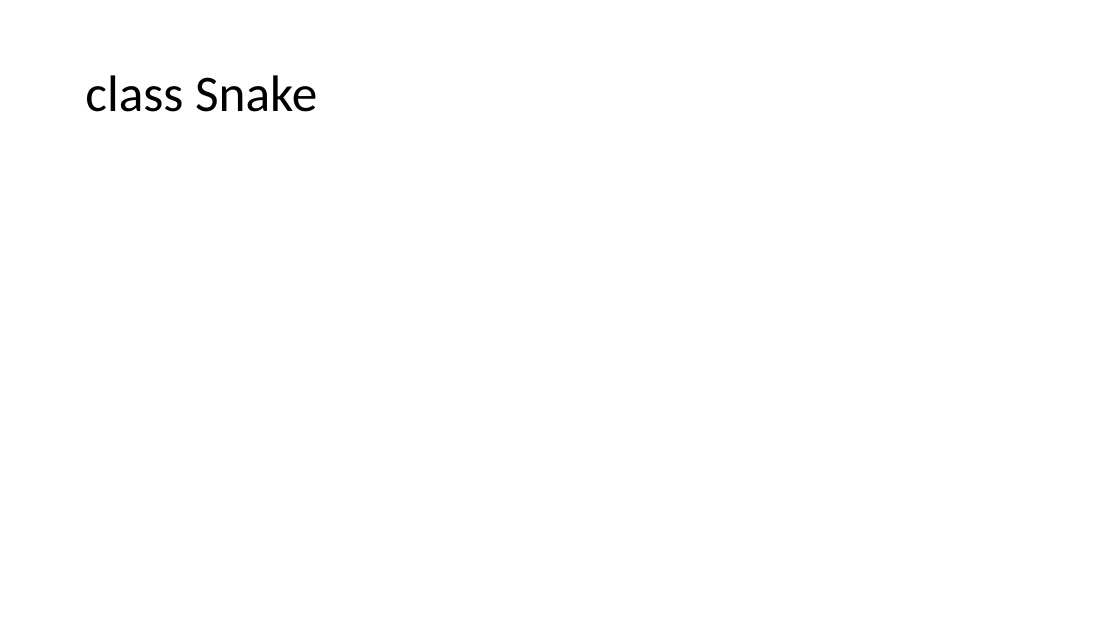
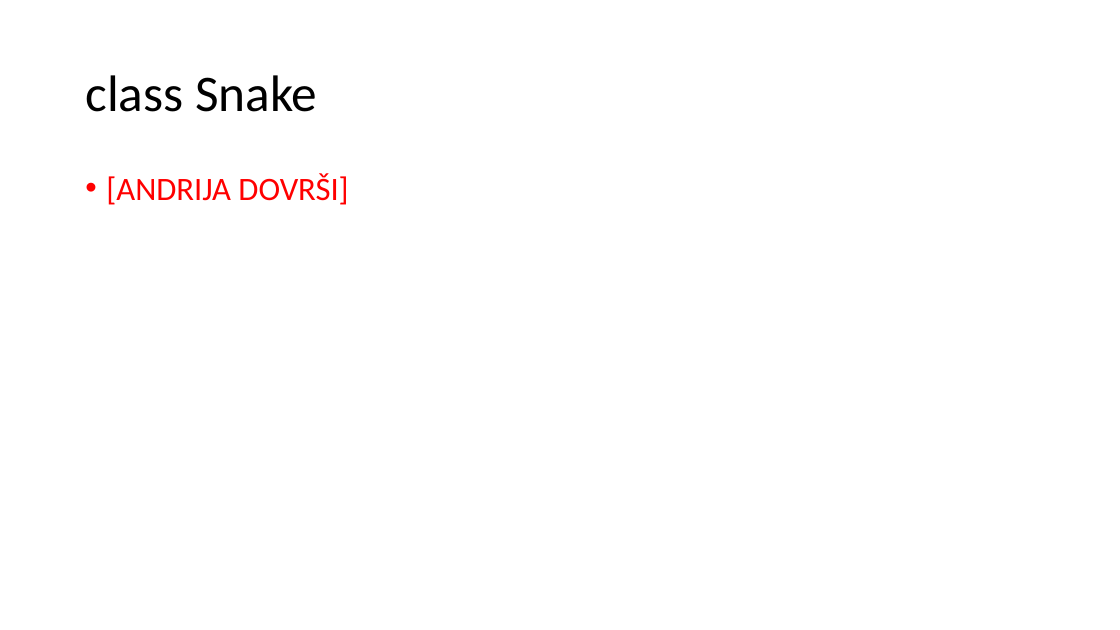
Before and after one commit to mihapetr/Zmija, a slide deck: slide 19 of docs/Zmijica.pptx (slide 13 before the commit). Drawn at 1120x630 pixels with LibreOffice and Linux fonts; fonts in the diff are those of the drawing. Boxes give left, top, right and bottom in pixels: in the first picture for what was removed or moved away, otherwise in the second. Text is boxed around its words. In the diff, an @@ line names an element or a change of style, - is before the commit and + after.

```diff
--- a/docs/Zmijica.pptx
+++ b/docs/Zmijica.pptx
@@ text added at (106, 173, 348, 205), 28 pt, text #FF0000 @@
+• [ANDRIJA DOVRŠI]
```
Also in this commit, not shown: 5 other slides changed, 7 slides added, 2 slides removed, 1 other file.
